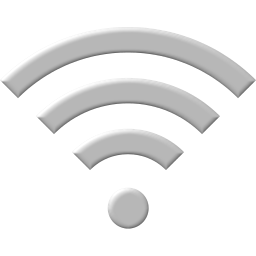
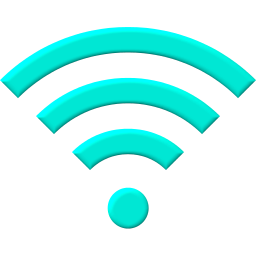
The second 256×256 image is a revision of the first. Changes to its layers:
showed "Pasted Layer #4" over left=0, top=27, right=256, bottom=229
hid "noun_project_102.svg" over left=0, top=27, right=256, bottom=229
